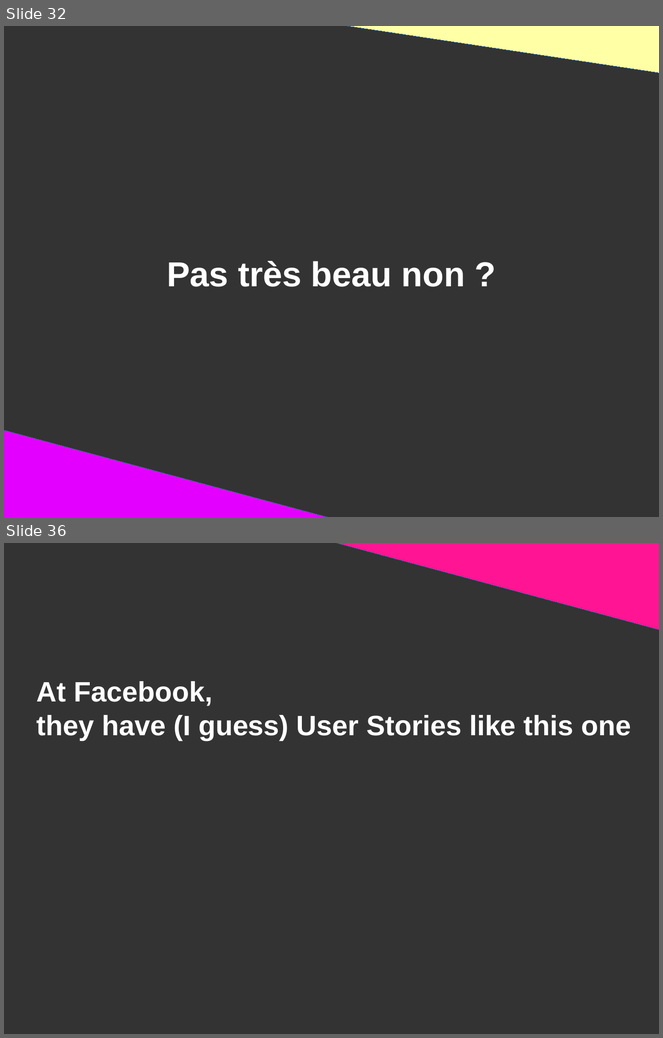
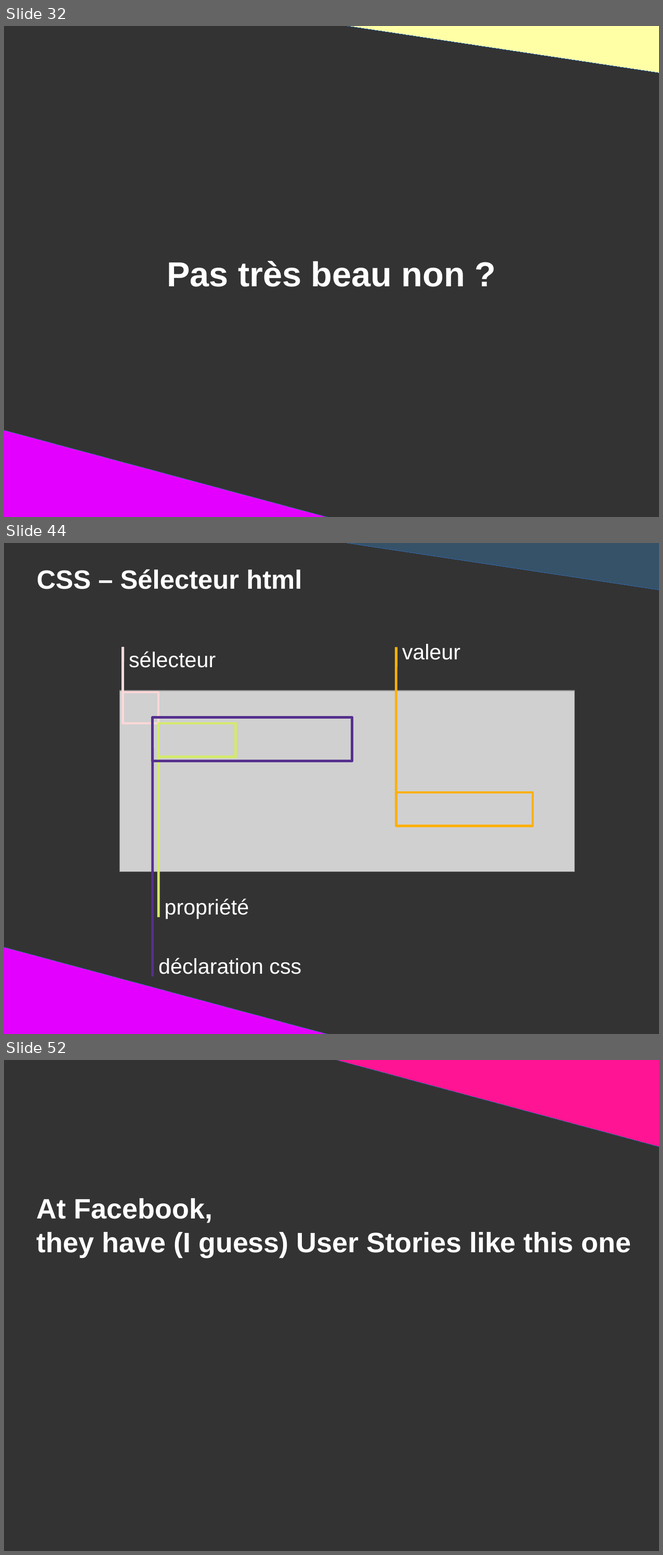
Before and after one commit to DanYellow/presentations, a slide deck: mmi/html/presentation.odp. Shown one above the other, each under a label of ours: slides 32 and 36 before the commit, slides 32, 44 and 52 after it; the slides between them are not shown. The pictures are 663x1038 and 663x1555 pixels, drawn with LibreOffice and Linux fonts; fonts in the diff are those of the drawing; grey boxes stand for pictures. Boxes give left, top, right and bottom in pixels: in the first picture for what was removed or moved away, otherwise in the second. Text is boxed around its words. In the diff, an @@ line names an element or a change of style, - is before the commit and + after.

Commit message:
Add slides for inline and block tag in mmi's html class

```diff
--- a/mmi/html/presentation.odp
+++ b/mmi/html/presentation.odp
@@ slide 44 added at bbox=[4, 543, 659, 1034], background #333333 @@
@@ right triangle added at bbox=[324, 543, 659, 590], fill #355269, outline #3465A4 0 pt @@
@@ title added at bbox=[37, 569, 302, 589], 32 pt, text #FFFFFF, bold @@
+CSS – Sélecteur html
@@ line added from (123, 697) to (123, 647), #FFD7D7 3 pt @@
@@ title added at bbox=[129, 651, 216, 668], 26 pt, text #FFFFFF @@
+sélecteur
@@ line added from (397, 811) to (397, 647), #FFB000 3 pt @@
@@ title added at bbox=[402, 644, 461, 660], 26 pt, text #FFFFFF @@
+valeur
@@ picture added at bbox=[120, 691, 575, 872] @@
@@ rectangle added at bbox=[123, 692, 158, 723], outline #FFD7D7 3 pt @@
@@ rectangle added at bbox=[153, 718, 352, 761], outline #55308D 3 pt @@
@@ rectangle added at bbox=[158, 724, 236, 757], outline #D4EA6B 3 pt @@
@@ line added from (153, 977) to (153, 748), #55308D 3 pt @@
@@ line added from (158, 917) to (158, 754), #D4EA6B 3 pt @@
@@ rectangle added at bbox=[397, 793, 533, 826], outline #FFB000 3 pt @@
@@ title added at bbox=[165, 899, 249, 919], 26 pt, text #FFFFFF @@
+propriété
@@ right triangle added at bbox=[4, 947, 343, 1034], fill #E400FF, outline #3465A4 0 pt @@
@@ title added at bbox=[158, 958, 301, 975], 26 pt, text #FFFFFF @@
+déclaration css
@@ what was slide 36 is now slide 52 @@
```
Also in this commit, not shown: 2 slides changed, 16 other slides added, 1 slide removed, 15 other files.
